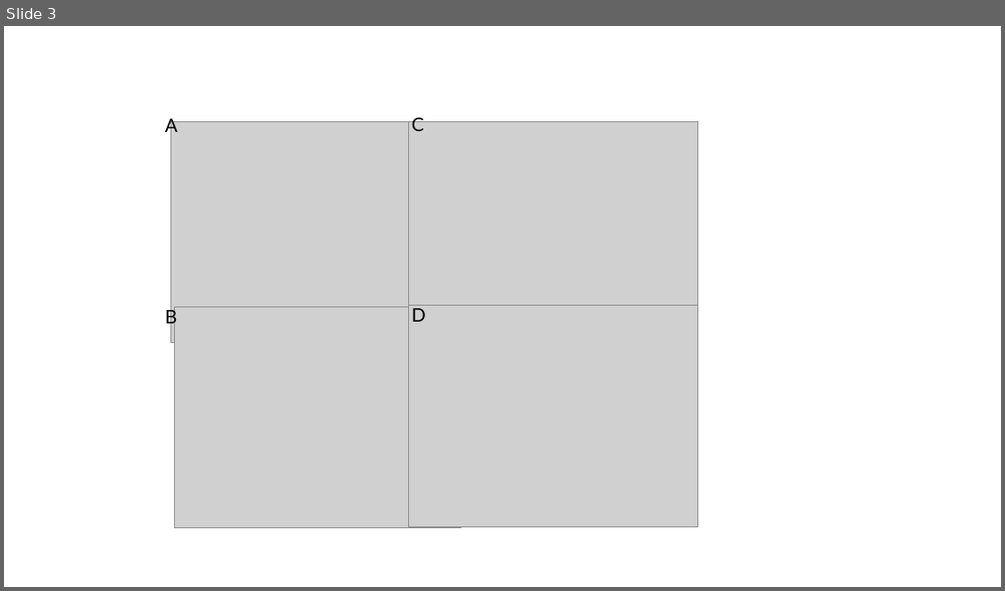
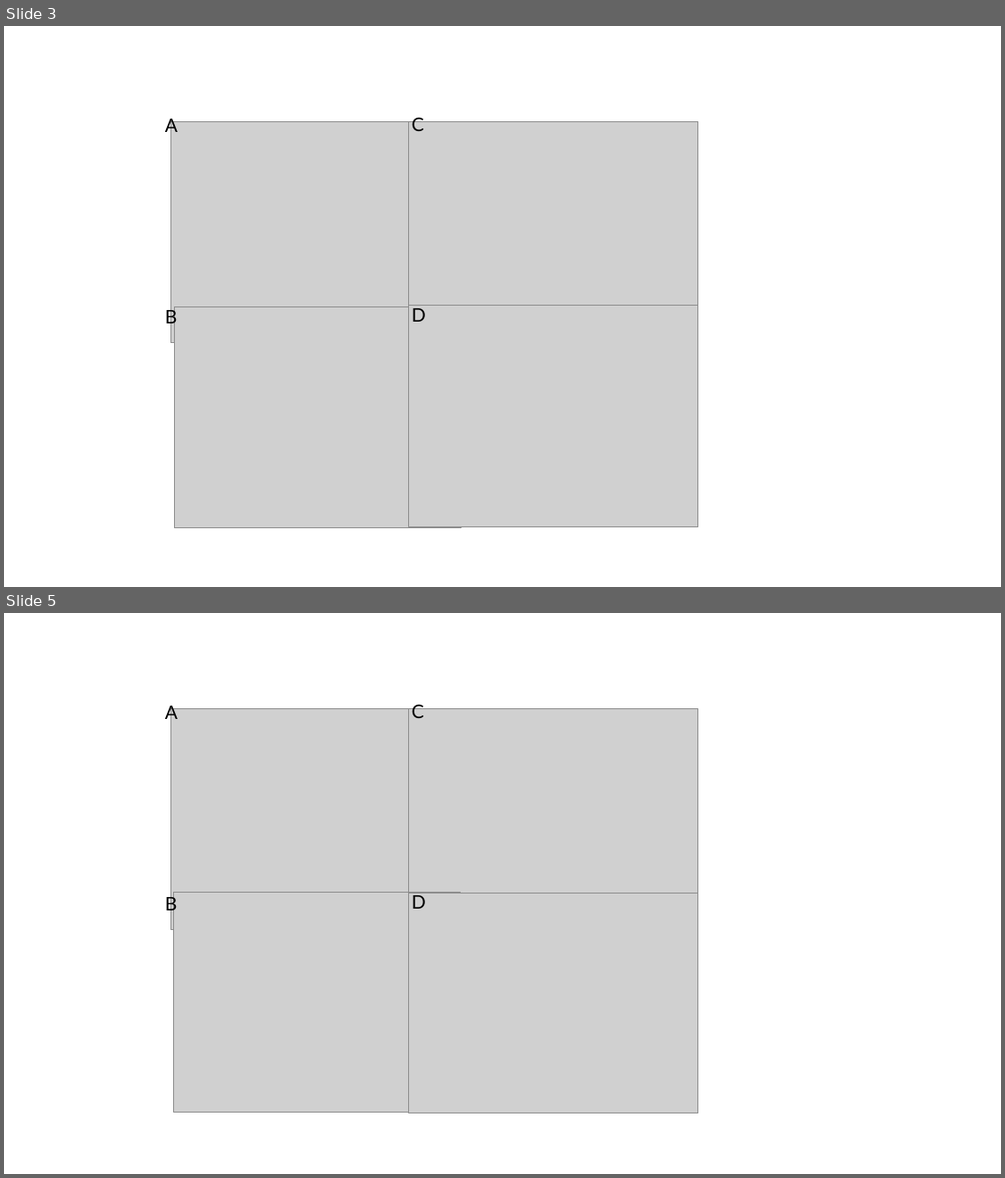
Before and after one commit to ckadelka/epidemic-waves, a slide deck: all_figures.pptx. Shown one above the other, each under a label of ours: slide 3 before the commit, slides 3 and 5 after it; the slides between them are not shown. The pictures are 1005x591 and 1005x1178 pixels, drawn with LibreOffice and Linux fonts; fonts in the diff are those of the drawing; grey boxes stand for pictures. Boxes give left, top, right and bottom in pixels: in the first picture for what was removed or moved away, otherwise in the second. Text is boxed around its words. In the diff, an @@ line names an element or a change of style, - is before the commit and + after.

```diff
--- a/all_figures.pptx
+++ b/all_figures.pptx
@@ slide 5 added at [4,613,1001,1174], background #FFFFFF @@
@@ text added at [165,703,178,723], 18 pt, text #000000 @@
+A
@@ picture added at [170,709,461,929] @@
@@ picture added at [409,709,698,929] @@
@@ text added at [412,702,424,718], 18 pt, text #000000 @@
+C
@@ text added at [165,894,178,915], 18 pt, text #000000 @@
+B
@@ picture added at [174,892,461,1112] @@
@@ picture added at [409,892,698,1112] @@
@@ text added at [412,892,426,908], 18 pt, text #000000 @@
+D
```
Also in this commit, not shown: 2 slides changed, 3 other slides added, 4 other files.
